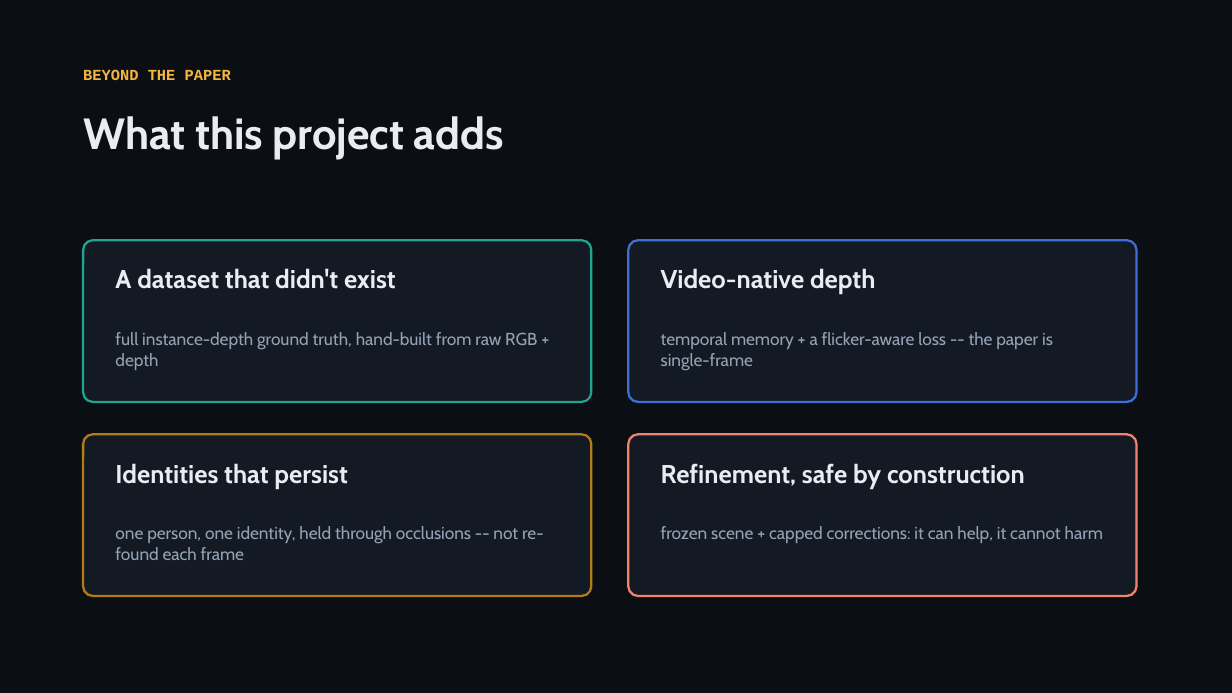
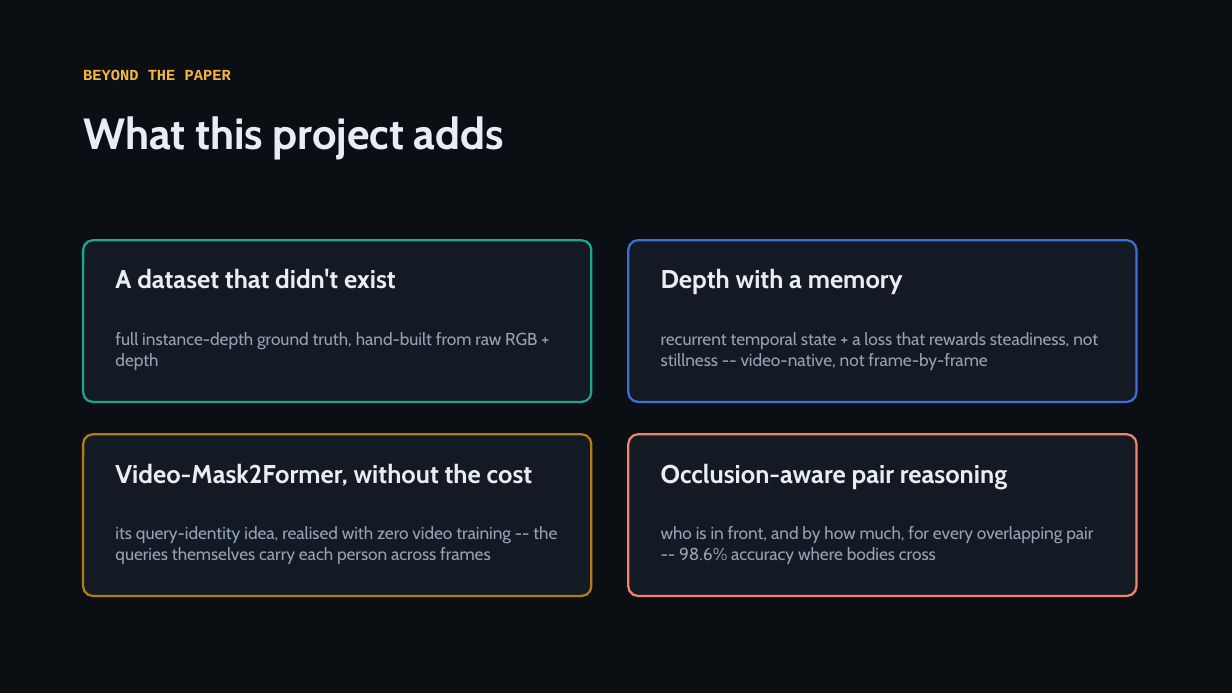
Before and after one commit to KSJanjua/ProCodes, a slide deck: slide 11 of docs/presentation/instancedepth-journey.pptx. Drawn at 1232x693 pixels with LibreOffice and Linux fonts; fonts in the diff are those of the drawing. Boxes give left, top, right and bottom in pixels: in the first picture for what was removed or moved away, otherwise in the second. Text is boxed around its words. In the diff, an @@ line names an element or a change of style, - is before the commit and + after.

```diff
--- a/docs/presentation/instancedepth-journey.pptx
+++ b/docs/presentation/instancedepth-journey.pptx
@@ text at (x1=661, y1=268, x2=903, y2=294): text changed @@
-Video-native depth
+Depth with a memory
@@ text at (x1=661, y1=332, x2=1098, y2=370): text changed @@
-temporal memory + a flicker-aware loss -- the paper is single-frame
+recurrent temporal state + a loss that rewards steadiness, not stillness -- video-native, not frame-by-frame
@@ text at (x1=115, y1=463, x2=533, y2=486): text changed @@
-Identities that persist
+Video-Mask2Former, without the cost
@@ text at (x1=661, y1=463, x2=1007, y2=488): text changed @@
-Refinement, safe by construction
+Occlusion-aware pair reasoning
@@ text at (x1=115, y1=526, x2=557, y2=564): text changed @@
-one person, one identity, held through occlusions -- not re-found each frame
+its query-identity idea, realised with zero video training -- the queries themselves carry each person across frames
@@ text at (x1=661, y1=526, x2=1093, y2=564): text changed @@
-frozen scene + capped corrections: it can help, it cannot harm
+who is in front, and by how much, for every overlapping pair -- 98.6% accuracy where bodies cross
```
Also in this commit, not shown: 7 other slides changed, 1 slide added, 1 slide removed, 1 other file.
